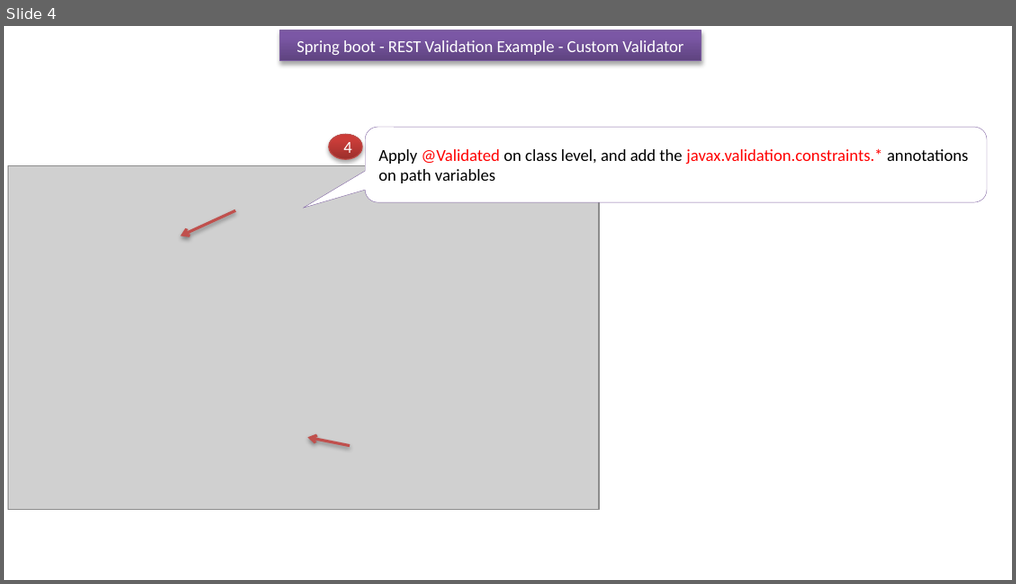
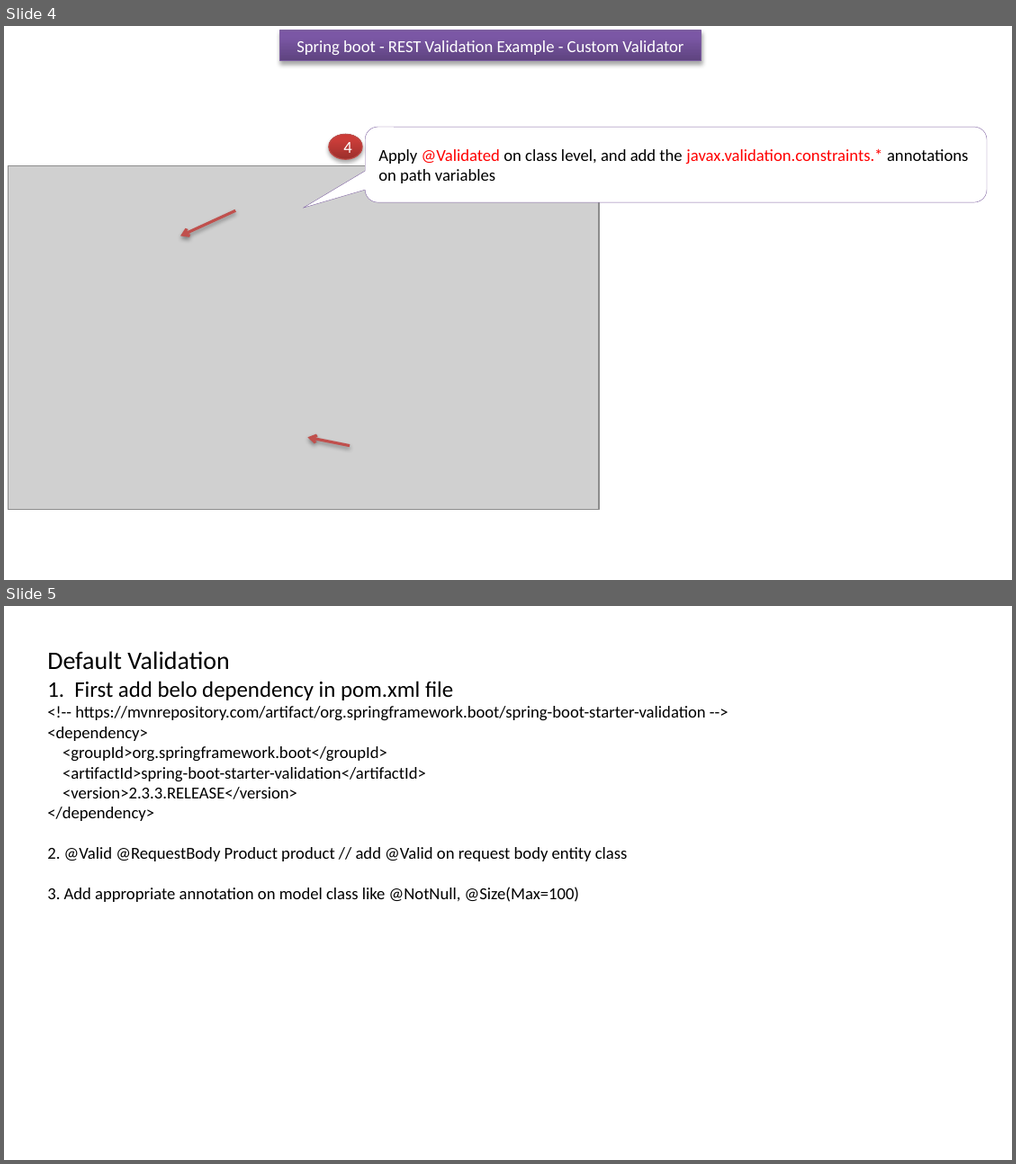
Before and after one commit to shi514652697/Resources, a slide deck: SpringBootPPT/Spring REST Validation.pptx. Shown one above the other, each under a label of ours: slide 4 before the commit, slides 4 and 5 after it. The pictures are 1016x584 and 1016x1164 pixels, drawn with LibreOffice and Linux fonts; fonts in the diff are those of the drawing; grey boxes stand for pictures. Boxes give left, top, right and bottom in pixels: in the first picture for what was removed or moved away, otherwise in the second. Text is boxed around its words. In the diff, an @@ line names an element or a change of style, - is before the commit and + after.

```diff
--- a/SpringBootPPT/Spring REST Validation.pptx
+++ b/SpringBootPPT/Spring REST Validation.pptx
@@ slide 5 added at (x1=4, y1=606, x2=1012, y2=1160), background #FFFFFF @@
@@ text added at (x1=47, y1=651, x2=706, y2=902), 12 pt, text #000000 @@
+Default Validation
+1. First add belo dependency in pom.xml file
+<!-- https://mvnrepository.com/artifact/org.springframework.boot/spring-boot-starter-validation -->
+<dependency>
+<groupId>org.springframework.boot</groupId>
+<artifactId>spring-boot-starter-validation</artifactId>
+<version>2.3.3.RELEASE</version>
+</dependency>
+2. @Valid @RequestBody Product product // add @Valid on request body entity class
+3. Add appropriate annotation on model class like @NotNull, @Size(Max=100)
```
Also in this commit, not shown: 1 other file.
